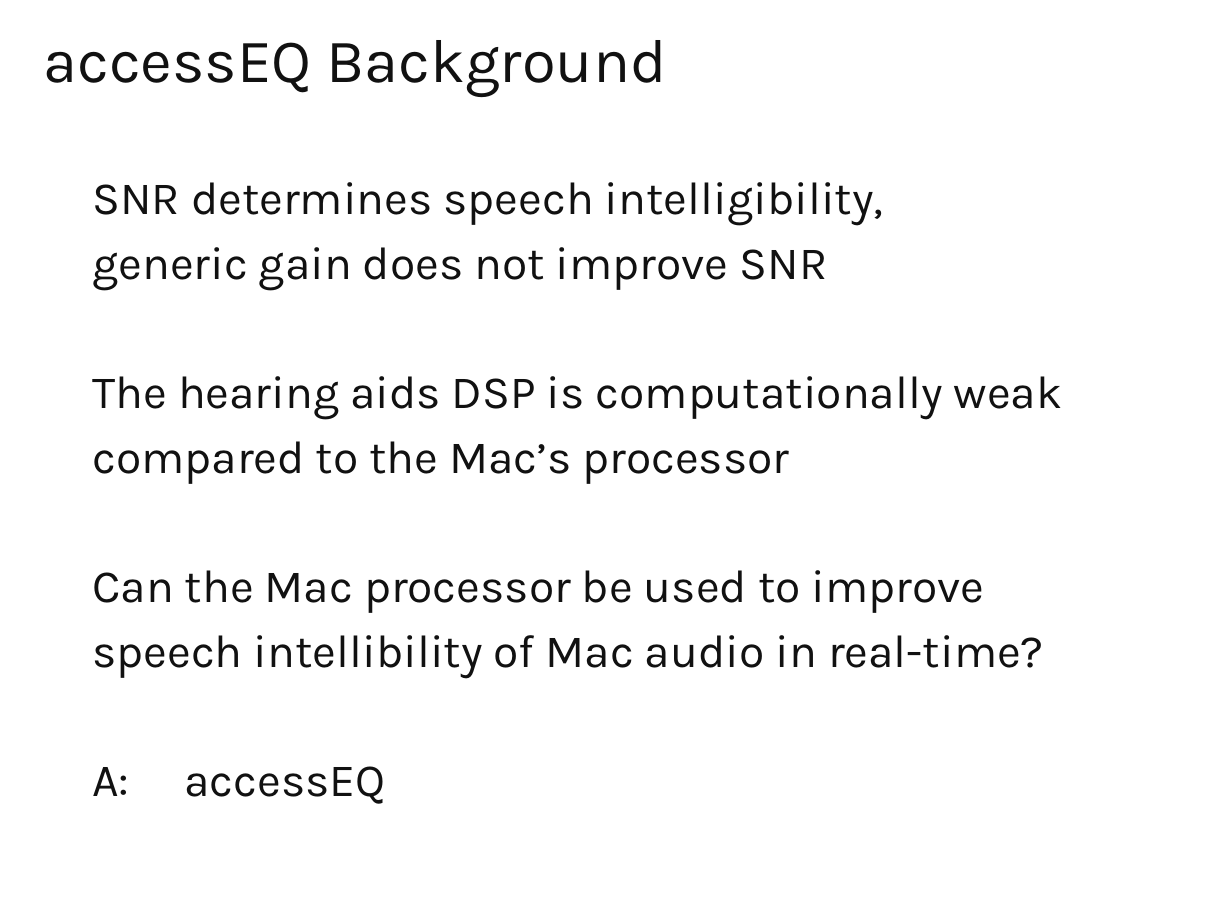
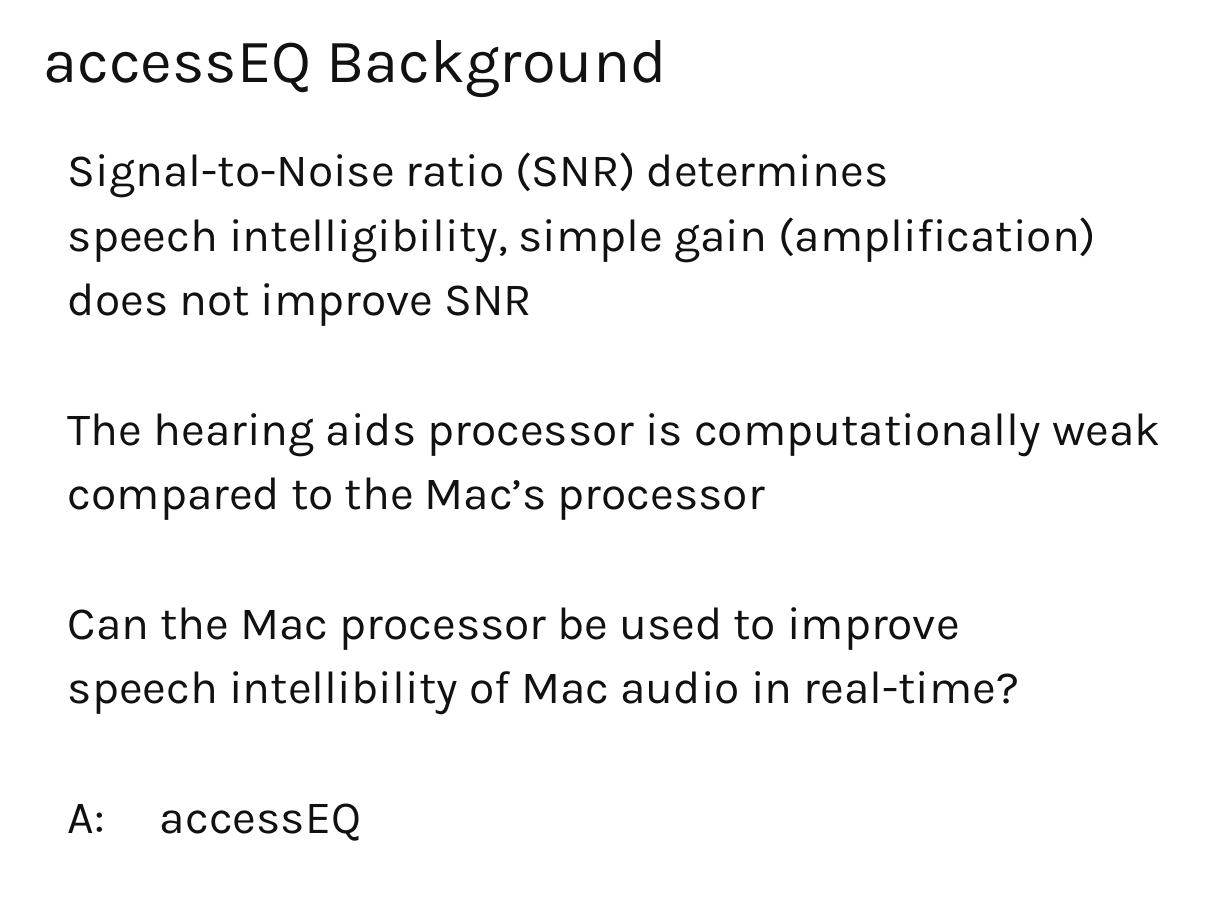
Before and after one commit to TCupolo/accessEQ, a slide deck: slide 3 of Docs/Introducing accessEQ.pptx. Drawn at 1232x924 pixels with LibreOffice and Linux fonts; fonts in the diff are those of the drawing. Boxes give left, top, right and bottom in pixels: in the first picture for what was removed or moved away, otherwise in the second. Text is boxed around its words. In the diff, an @@ line names an element or a change of style, - is before the commit and + after.

```diff
--- a/Docs/Introducing accessEQ.pptx
+++ b/Docs/Introducing accessEQ.pptx
@@ text "Signal-to-Noise ratio (SNR) determines": place and size @@
-text "Signal-to-Noise ratio (SNR) determines" at (92,182,1063,804)
+text "Signal-to-Noise ratio (SNR) determines" at (68,152,1161,841)
@@ text at (68,152,1161,520): text changed @@
-SNR determines speech intelligibility,
-generic gain does not improve SNR
-The hearing aids DSP is computationally weak compared to the Mac’s processor
+Signal-to-Noise ratio (SNR) determines
+speech intelligibility, simple gain (amplification) does not improve SNR
+The hearing aids processor is computationally weak compared to the Mac’s processor
```
Also in this commit, not shown: 9 other slides changed, 1 slide added, 2 other files.
